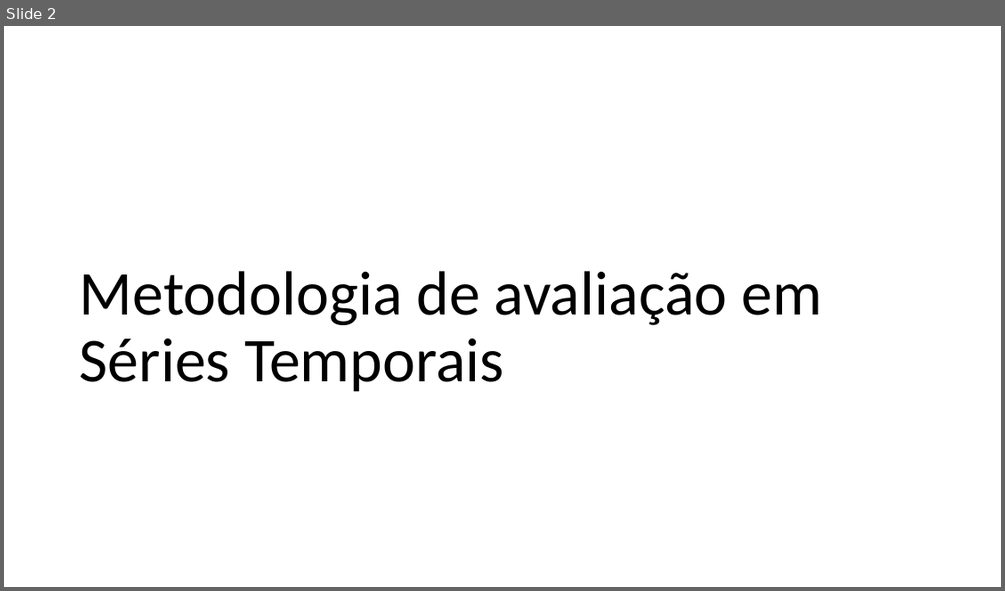
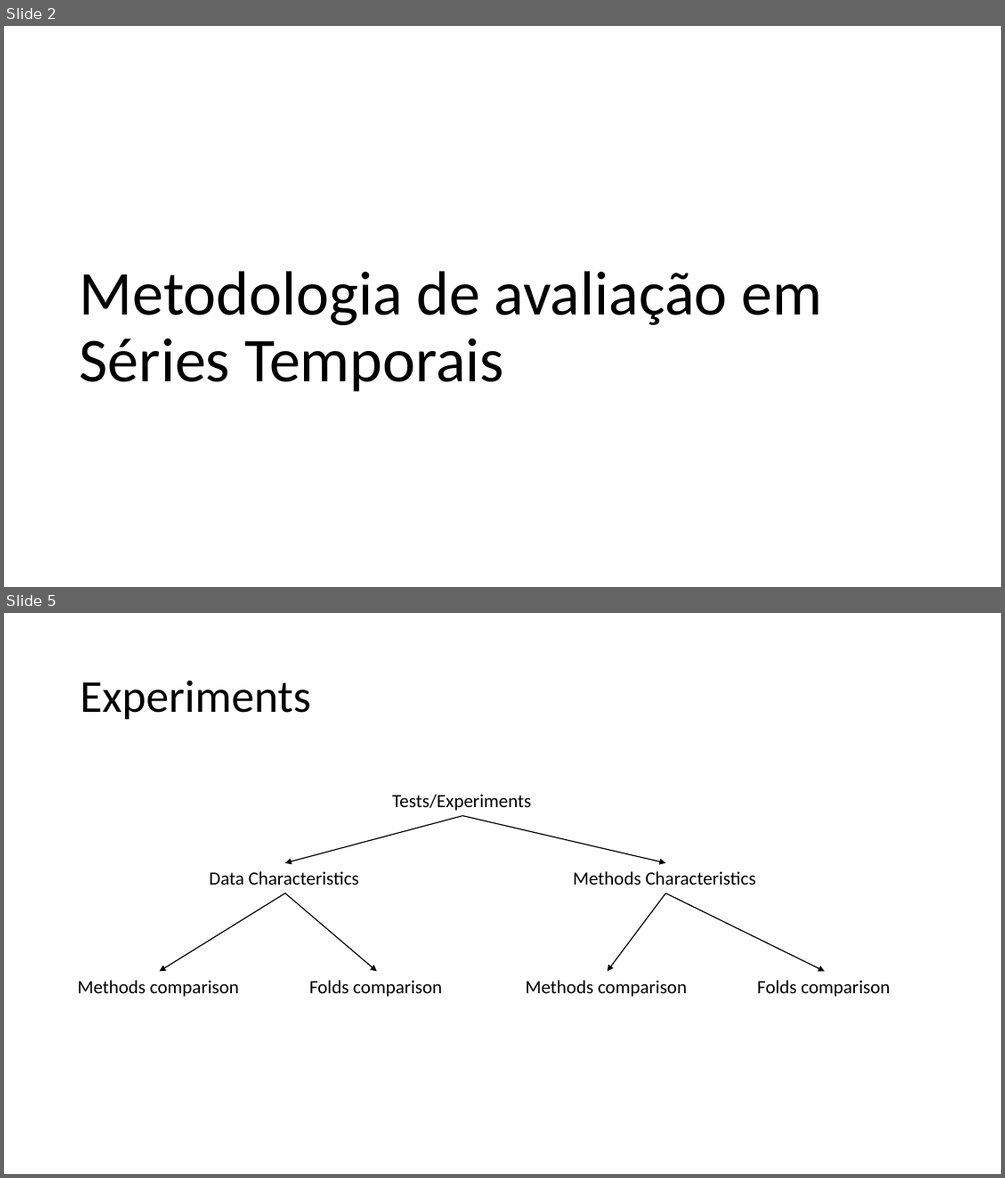
Before and after one commit to MiguelLoureiro98/timecave, a slide deck: papers/.ppt/TimeSeriesCV_15032024.pptx. Shown one above the other, each under a label of ours: slide 2 before the commit, slides 2 and 5 after it; the slides between them are not shown. The pictures are 1005x591 and 1005x1178 pixels, drawn with LibreOffice and Linux fonts; fonts in the diff are those of the drawing. Boxes give left, top, right and bottom in pixels: in the first picture for what was removed or moved away, otherwise in the second. Text is boxed around its words. In the diff, an @@ line names an element or a change of style, - is before the commit and + after.

```diff
--- a/papers/.ppt/TimeSeriesCV_15032024.pptx
+++ b/papers/.ppt/TimeSeriesCV_15032024.pptx
@@ slide 5 added at box(4, 613, 1001, 1174), background #FFFFFF @@
@@ title added at box(80, 680, 311, 720), 44 pt, text #000000 @@
+Experiments
@@ text added at box(392, 794, 531, 811), 18 pt, text #000000 @@
+Tests/Experiments
@@ arrow added from (462, 816) to (285, 863), #000000 1 pt @@
@@ arrow added from (462, 816) to (666, 863), #000000 1 pt @@
@@ text added at box(209, 871, 359, 884), 18 pt, text #000000 @@
+Data Characteristics
@@ text added at box(573, 871, 756, 884), 18 pt, text #000000 @@
+Methods Characteristics
@@ arrow added from (285, 893) to (160, 971), #000000 1 pt @@
@@ arrow added from (285, 893) to (377, 971), #000000 1 pt @@
@@ arrow added from (666, 893) to (607, 971), #000000 1 pt @@
@@ arrow added from (666, 893) to (825, 971), #000000 1 pt @@
@@ text added at box(78, 980, 239, 997), 18 pt, text #000000 @@
+Methods comparison
@@ text added at box(309, 980, 442, 997), 18 pt, text #000000 @@
+Folds comparison
@@ text added at box(526, 980, 687, 997), 18 pt, text #000000 @@
+Methods comparison
@@ text added at box(757, 980, 890, 997), 18 pt, text #000000 @@
+Folds comparison
```
Also in this commit, not shown: 2 slides changed, 4 other slides added, 22 slides removed, 2 other files.
